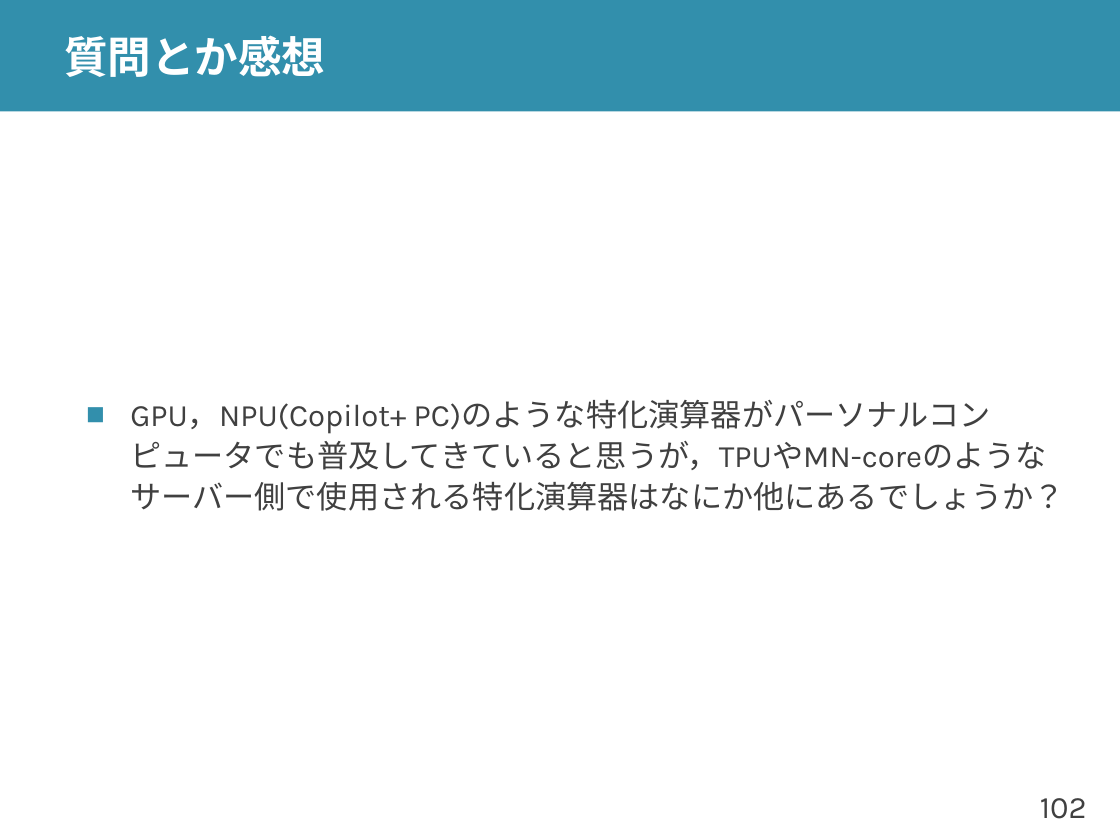
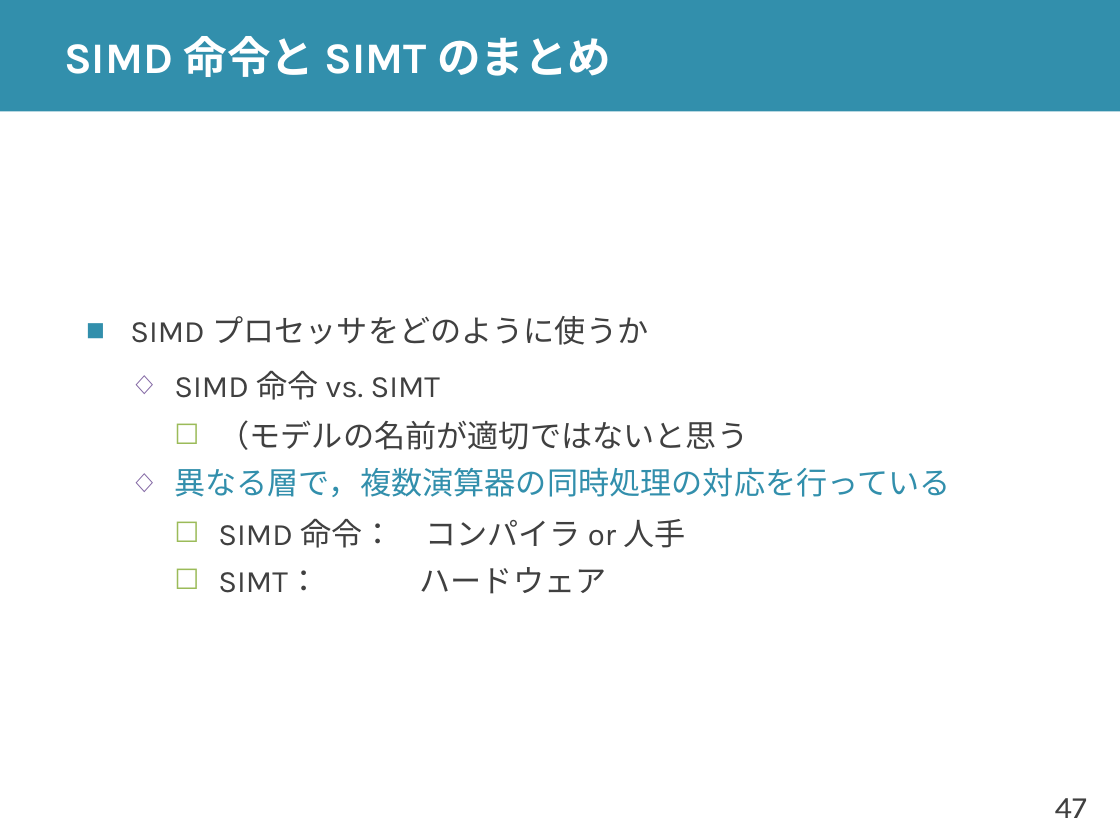
Before and after one commit to shioyadan/advanced-computer-organization, a slide deck: slide 47 of aco-shioya-12.pptx (slide 102 before the commit). Drawn at 1120x840 pixels with LibreOffice and Linux fonts; fonts in the diff are those of the drawing. Boxes give left, top, right and bottom in pixels: in the first picture for what was removed or moved away, otherwise in the second. Text is boxed around its words. In the diff, an @@ line names an element or a change of style, - is before the commit and + after.

```diff
--- a/aco-shioya-12.pptx
+++ b/aco-shioya-12.pptx
@@ title at (64,36,611,77): text changed @@
-質問とか感想
+SIMD 命令と SIMT のまとめ
@@ text at (130,316,950,594): text changed @@
-■ GPU，NPU(Copilot+ PC)のような特化演算器がパーソナルコンピュータでも普及してきていると思うが，TPUやMN-coreのようなサーバー側で使用される特化演算器はなにか他にあるでしょうか？
+■ SIMD プロセッサをどのように使うか
+  ◇ SIMD 命令 vs. SIMT
+    ☐ （モデルの名前が適切ではないと思う
+  ◇ 異なる層で，複数演算器の同時処理の対応を行っている
+    ☐ SIMD 命令： コンパイラ or 人手
+    ☐ SIMT： ハードウェア
@@ page number at (1055,798,1087,818): text changed @@
-102
+47
```
Also in this commit, not shown: 26 other slides changed, 43 slides added, 74 slides removed, 8 other files.
